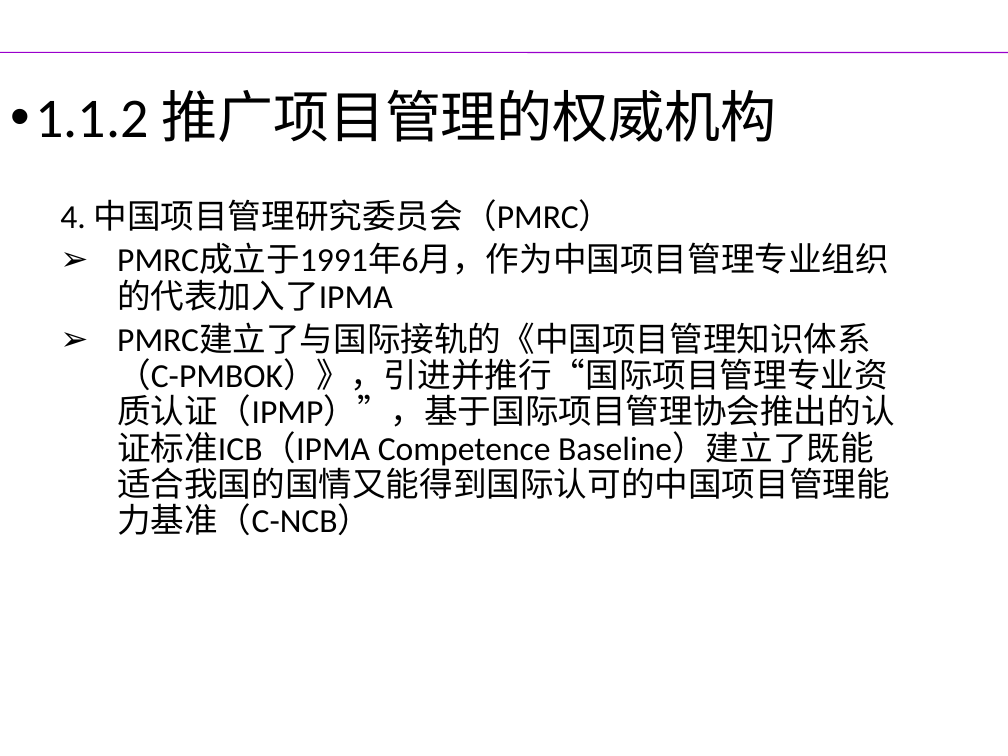
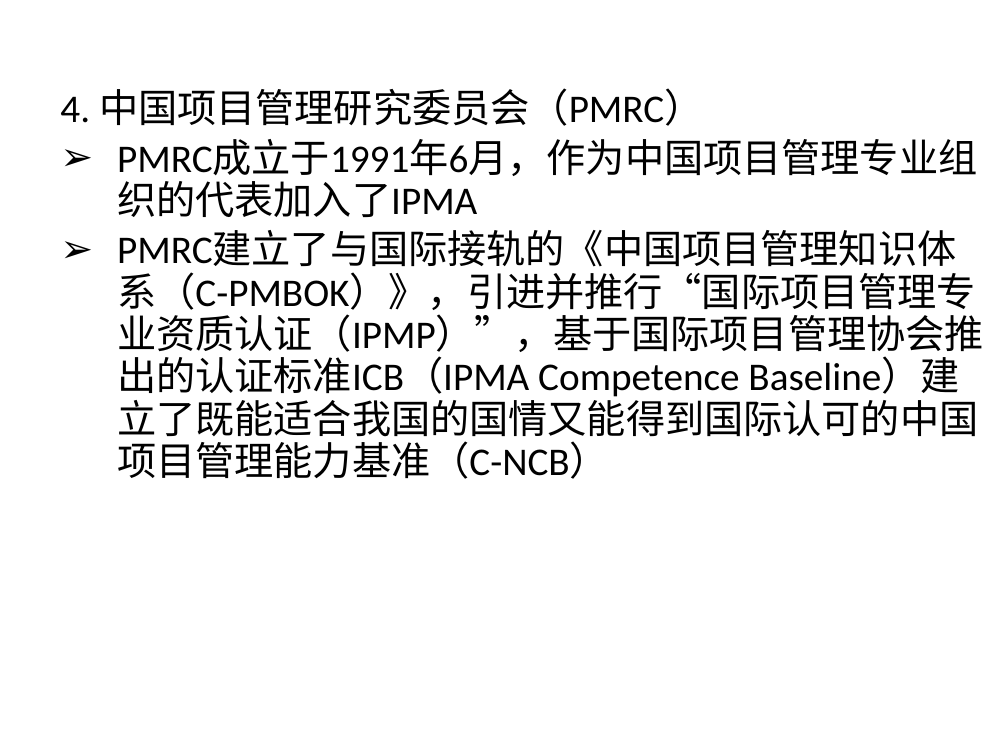
Before and after one commit to yanghui58/project_manager, a slide deck: slide 13 of 第1章 信息系统项目的特点与规划.pptx (slide 12 before the commit). Drawn at 1008x756 pixels with LibreOffice and Linux fonts; fonts in the diff are those of the drawing; background and template pictures are left out. Boxes give left, top, right and bottom in pixels: in the first picture for what was removed or moved away, otherwise in the second. Text is boxed around its words. In the diff, an @@ line names an element or a change of style, - is before the commit and + after.

```diff
--- a/第1章 信息系统项目的特点与规划.pptx
+++ b/第1章 信息系统项目的特点与规划.pptx
@@ line removed from (0, 52) to (1008, 52) @@
@@ text "4. 中国项目管理研究委员会（PMRC）" at <box>60,88,984,479</box>: size 24 to 28 pt @@
@@ text at <box>35,90,776,142</box>: paragraph removed @@
-• 1.1.2 推广项目管理的权威机构
```
Also in this commit, not shown: 16 other slides changed, 2 slides added, 1 other file.
